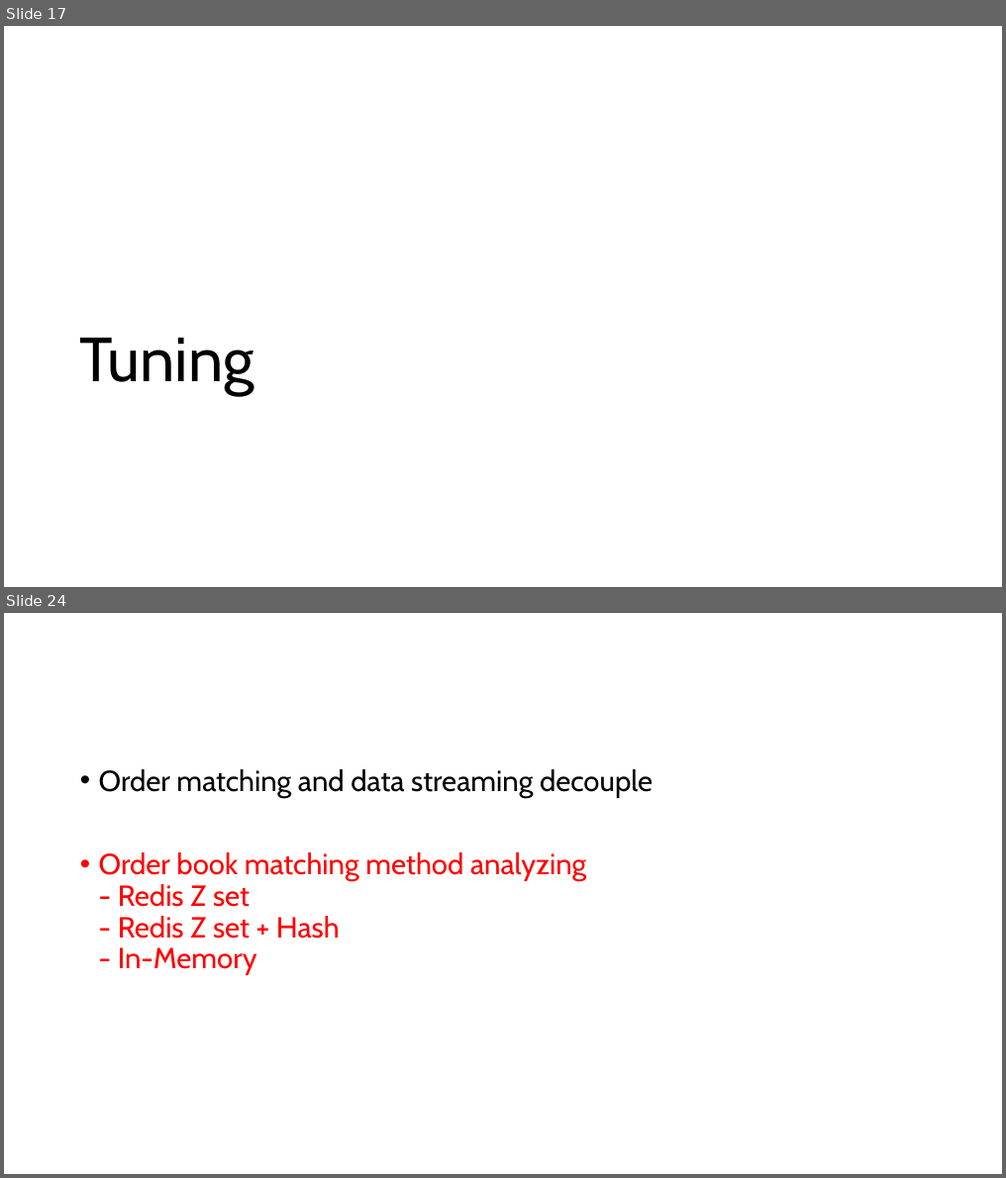
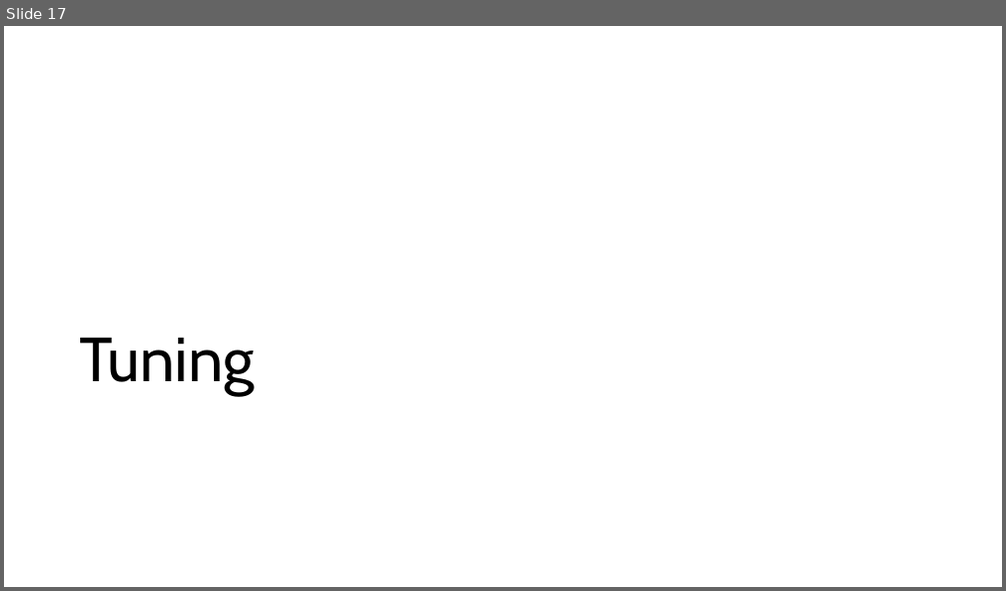
Before and after one commit to TerryChengTW/Dc3n, a slide deck: dc3n.pptx. Shown one above the other, each under a label of ours: slides 17 and 24 before the commit, slide 17 after it; the slides between them are not shown. The pictures are 1006x1178 and 1006x591 pixels, drawn with LibreOffice and Linux fonts; fonts in the diff are those of the drawing. Boxes give left, top, right and bottom in pixels: in the first picture for what was removed or moved away, otherwise in the second. Text is boxed around its words. In the diff, an @@ line names an element or a change of style, - is before the commit and + after.

```diff
--- a/dc3n.pptx
+++ b/dc3n.pptx
@@ slide 24 removed at (4, 613, 1002, 1174), background #FFFFFF @@
@@ text removed at (99, 769, 652, 975) @@
-• Order matching and data streaming decouple
-• Order book matching method analyzing
-  - Redis Z set
-  - Redis Z set + Hash
-  - In-Memory
```
Also in this commit, not shown: 6 slides added, 3 other slides removed.
